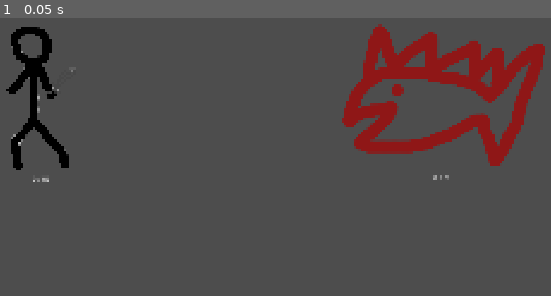
Above: before the commit, frame 1.
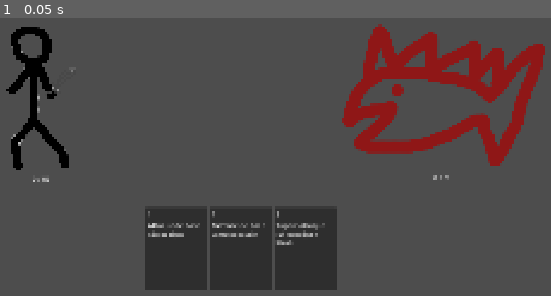
Above: after the commit, the same moment.

Repository: Elehos/jeu_de_bouboules
Game: Godot game, scene res://scenes/combat/combat.tscn
Same seed, same stepped clock (60 frames per second), same inputs: the game is played once before the commit and once after it.
Inputs:
- Up to frame 1 (0.05 s): no input

The runs differ from the first frame. In frame 1, 9.5% of the frame differs, in the area x 26-62%, y 68-98%.

Commit message:
Ajout du systeme de cards et main de base

Diff:
--- /dev/null
+++ b/scenes/cards/Card.tscn
@@ -0,0 +1,49 @@
+[gd_scene format=3 uid="uid://d0g5hjsgl0b2j"]
+
+[ext_resource type="Script" uid="uid://1urewgq58c01" path="res://script/cards/Card.gd" id="1_fa4yn"]
+
+[sub_resource type="LabelSettings" id="LabelSettings_74i71"]
+
+[sub_resource type="LabelSettings" id="LabelSettings_h2sm1"]
+font_size = 11
+
+[node name="Card" type="Control" unique_id=97315397]
+custom_minimum_size = Vector2(150, 200)
+layout_mode = 3
+anchors_preset = 0
+offset_right = 40.0
+offset_bottom = 40.0
+script = ExtResource("1_fa4yn")
+
+[node name="Panel" type="Panel" parent="." unique_id=1847458020]
+layout_mode = 1
+anchors_preset = 15
+anchor_right = 1.0
+anchor_bottom = 1.0
+grow_horizontal = 2
+grow_vertical = 2
+
+[node name="VBoxContainer" type="VBoxContainer" parent="Panel" unique_id=1761455084]
+layout_mode = 0
+offset_left = 5.0
+offset_top = 5.0
+offset_right = 135.0
+offset_bottom = 82.0
+
+[node name="CardCost" type="Label" parent="Panel/VBoxContainer" unique_id=2014171580]
+layout_mode = 2
+size_flags_vertical = 0
+
+[node name="CardName" type="Label" parent="Panel/VBoxContainer" unique_id=1475386707]
+layout_mode = 2
+size_flags_horizontal = 0
+size_flags_vertical = 0
+offset_transform_enabled = true
+label_settings = SubResource("LabelSettings_74i71")
+horizontal_alignment = 1
+
+[node name="CardDescription" type="Label" parent="Panel/VBoxContainer" unique_id=86117268]
+custom_minimum_size = Vector2(130, 0)
+layout_mode = 2
+label_settings = SubResource("LabelSettings_h2sm1")
+autowrap_mode = 2
--- a/scenes/combat/combat.tscn
+++ b/scenes/combat/combat.tscn
@@ -4,6 +4,12 @@
 [ext_resource type="Texture2D" uid="uid://c32vf6tqncadn" path="res://assets/wireframe.jpg" id="1_ltalu"]
 [ext_resource type="Texture2D" uid="uid://bhv2lbp7eivo3" path="res://assets/characters/hero.png" id="3_4voa6"]
 [ext_resource type="Texture2D" uid="uid://e1ecrkhdsv07" path="res://assets/monsters/poichon.png" id="4_jgg25"]
+[ext_resource type="Script" uid="uid://olrbvy74v182" path="res://script/cards/Hand.gd" id="5_4a6i5"]
+[ext_resource type="PackedScene" uid="uid://d0g5hjsgl0b2j" path="res://scenes/cards/Card.tscn" id="5_jgg25"]
+[ext_resource type="Resource" uid="uid://si2lgkydtdkd" path="res://script/cards/attackCard.tres" id="6_ijgaf"]
+[ext_resource type="Script" uid="uid://f3o7b7woxojq" path="res://script/cards/CardData.gd" id="7_3dmww"]
+[ext_resource type="Resource" uid="uid://bomdgafd46m8f" path="res://script/cards/defenseCard.tres" id="9_gwckk"]
+[ext_resource type="Resource" uid="uid://64tt2oeikj55" path="res://script/cards/superAttackCard.tres" id="10_mrrmw"]
 
 [node name="Combat" type="Node2D" unique_id=1943509951]
 
@@ -56,3 +62,6 @@
 offset_bottom = -55.944702
 grow_horizontal = 2
 grow_vertical = 0
+script = ExtResource("5_4a6i5")
+card_scene = ExtResource("5_jgg25")
+starting_cards = Array[ExtResource("7_3dmww")]([ExtResource("6_ijgaf"), ExtResource("9_gwckk"), ExtResource("10_mrrmw")])
--- /dev/null
+++ b/script/cards/Card.gd
@@ -0,0 +1,17 @@
+extends Control
+class_name Card
+
+@export var card_data: CardData
+
+@onready var name_label: Label = $Panel/VBoxContainer/CardName
+@onready var cost_label: Label = $Panel/VBoxContainer/CardCost
+@onready var description_label: Label = $Panel/VBoxContainer/CardDescription
+
+func _ready() -> void:
+	update_display()
+
+func update_display() -> void:
+	if card_data:
+		name_label.text = card_data.card_name
+		cost_label.text = str(card_data.cost)
+		description_label.text = card_data.description
--- /dev/null
+++ b/script/cards/Hand.gd
@@ -0,0 +1,15 @@
+extends HBoxContainer
+class_name Hand
+
+@export var card_scene: PackedScene  # on y glissera Card.tscn depuis l'Inspecteur
+@export var starting_cards: Array[CardData] = []  # tes CardData de test, à remplir dans l'Inspecteur
+
+func _ready() -> void:
+	for card_data in starting_cards:
+		add_card(card_data)
+
+func add_card(data: CardData) -> void:
+	var card_instance = card_scene.instantiate()
+	add_child(card_instance)
+	card_instance.card_data = data
+	card_instance.update_display()
--- /dev/null
+++ b/script/cards/attackCard.tres
@@ -0,0 +1,10 @@
+[gd_resource type="Resource" script_class="CardData" format=3 uid="uid://si2lgkydtdkd"]
+
+[ext_resource type="Script" uid="uid://f3o7b7woxojq" path="res://script/cards/CardData.gd" id="1_74i71"]
+
+[resource]
+script = ExtResource("1_74i71")
+card_name = "Attaque de base"
+description = "Fait 3 de dégats"
+damage = 3
+metadata/_custom_type_script = "uid://f3o7b7woxojq"
--- /dev/null
+++ b/script/cards/defenseCard.tres
@@ -0,0 +1,10 @@
+[gd_resource type="Resource" script_class="CardData" format=3 uid="uid://bomdgafd46m8f"]
+
+[ext_resource type="Script" uid="uid://f3o7b7woxojq" path="res://script/cards/CardData.gd" id="1_p503o"]
+
+[resource]
+script = ExtResource("1_p503o")
+card_name = "Défense de base"
+description = "Donne 5 de bouclier"
+block = 5
+metadata/_custom_type_script = "uid://f3o7b7woxojq"
--- /dev/null
+++ b/script/cards/superAttackCard.tres
@@ -0,0 +1,11 @@
+[gd_resource type="Resource" script_class="CardData" format=3 uid="uid://64tt2oeikj55"]
+
+[ext_resource type="Script" uid="uid://f3o7b7woxojq" path="res://script/cards/CardData.gd" id="1_vt1s7"]
+
+[resource]
+script = ExtResource("1_vt1s7")
+card_name = "Superr attaque"
+cost = 2
+description = "Fait 10 de dégats !! Wouah"
+damage = 10
+metadata/_custom_type_script = "uid://f3o7b7woxojq"
Not shown, added: script/cards/Card.gd.uid
Not shown, added: script/cards/Hand.gd.uid
